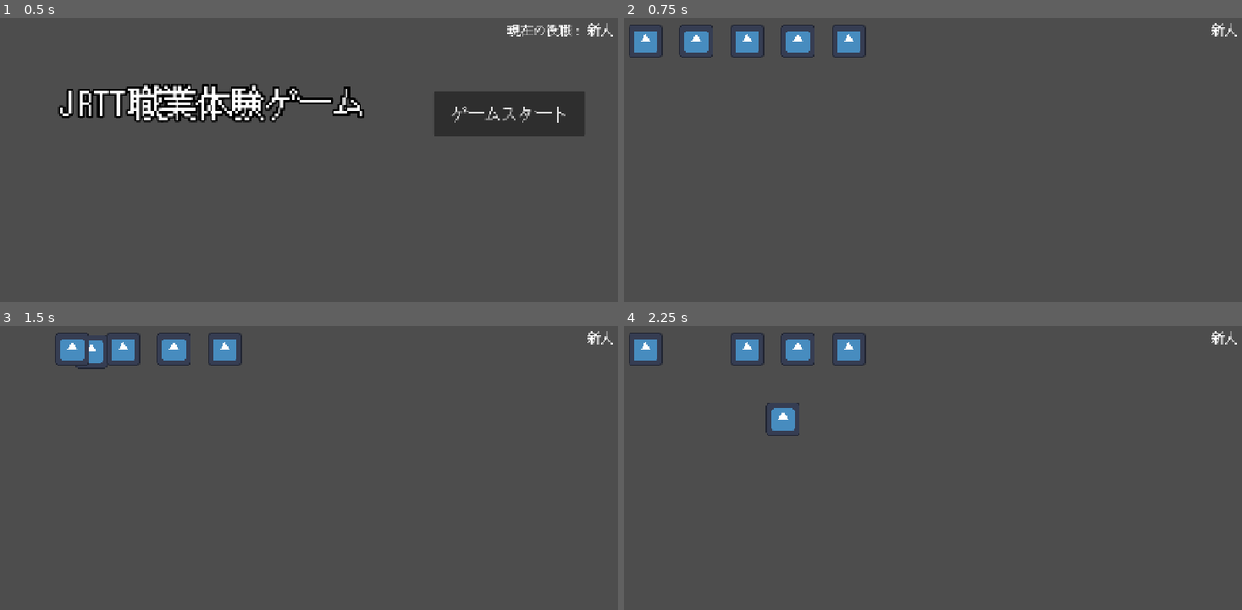
Above: before the commit, frames 1-4 (two rows, left to right).
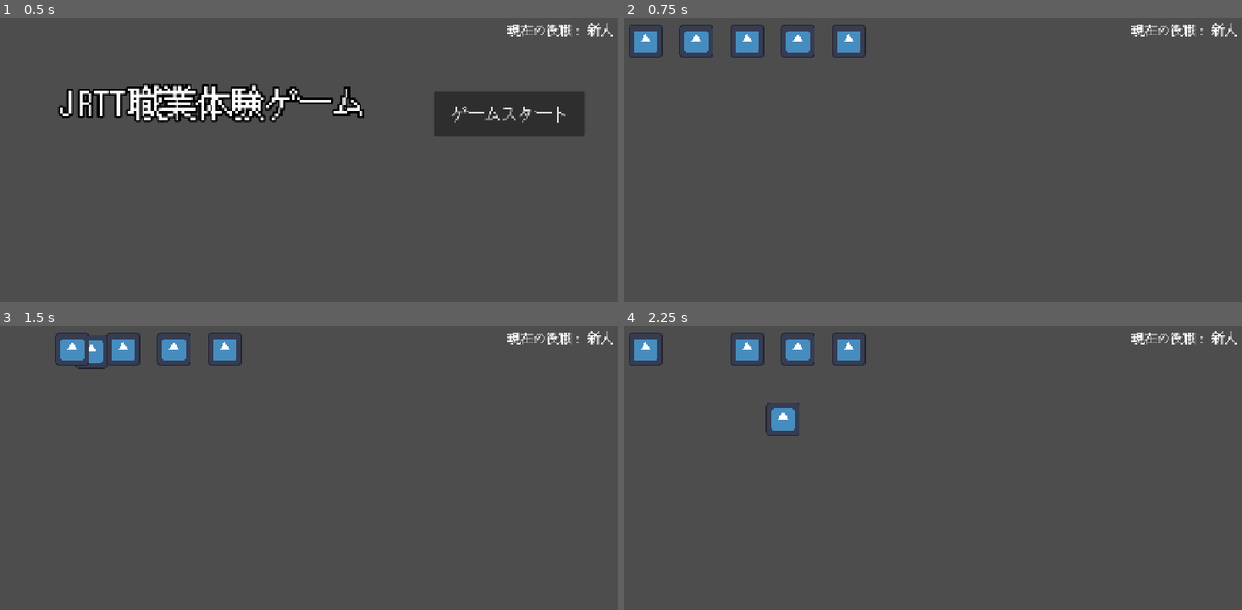
Above: after the commit, the same moments.

Repository: tatsuki-s/kosen-incol-chal-ver7
Game: Godot game, scene res://sprite_2d.tscn
The game is run twice, just before and just after one commit, with the same random seed, the same clock (stepped at 60 frames per second) and the same inputs. The engine's default icon, where the game draws it, is replaced by a stand-in: a white triangle on a blue panel in a dark square.
Inputs (mouse positions are in pixels of both pictures, inside the frame that each line leads up to):
- Up to frame 1 (0.5 s): no input
- Up to frame 2 (0.75 s): click "ゲームスタート" at 0.5 s
- Up to frame 3 (1.5 s): tap Enter at 1.25 s; drag from (18, 348) to (222, 348) at 1.27 s
- Up to frame 4 (2.25 s): drag from (698, 348) to (920, 584) at 2.02 s

Frame 1 is identical in both runs. In frame 2, 0.3% of the frame differs, in the area x 82-94%, y 2-7%; in frame 3, 0.3%; in frame 4, 0.3%.

Commit message:
現在の役職：が消えるのを修正

Diff:
--- a/common.tscn
+++ b/common.tscn
@@ -13,3 +13,14 @@
 theme_override_font_sizes/font_size = 24
 vertical_alignment = 1
 metadata/_edit_use_anchors_ = true
+
+[node name="LevelArea" type="Label" parent="." unique_id=2026121835]
+offset_left = 979.0
+offset_top = 15.0
+offset_right = 1123.0
+offset_bottom = 65.0
+theme_override_fonts/font = ExtResource("1_fcr1k")
+theme_override_font_sizes/font_size = 24
+text = "現在の役職："
+vertical_alignment = 1
+metadata/_edit_use_anchors_ = true
--- a/sprite_2d.tscn
+++ b/sprite_2d.tscn
@@ -14,17 +14,6 @@
 
 [node name="Conversation" type="Node2D" parent="." unique_id=1204760085]
 script = ExtResource("3_q2pai")
-
-[node name="LevelArea" type="Label" parent="Conversation" unique_id=871546775]
-offset_left = 979.0
-offset_top = 15.0
-offset_right = 1123.0
-offset_bottom = 65.0
-theme_override_fonts/font = ExtResource("2_i1wwn")
-theme_override_font_sizes/font_size = 24
-text = "現在の役職："
-vertical_alignment = 1
-metadata/_edit_use_anchors_ = true
 
 [node name="Message" type="Label" parent="Conversation" unique_id=573873568]
 visible = false
